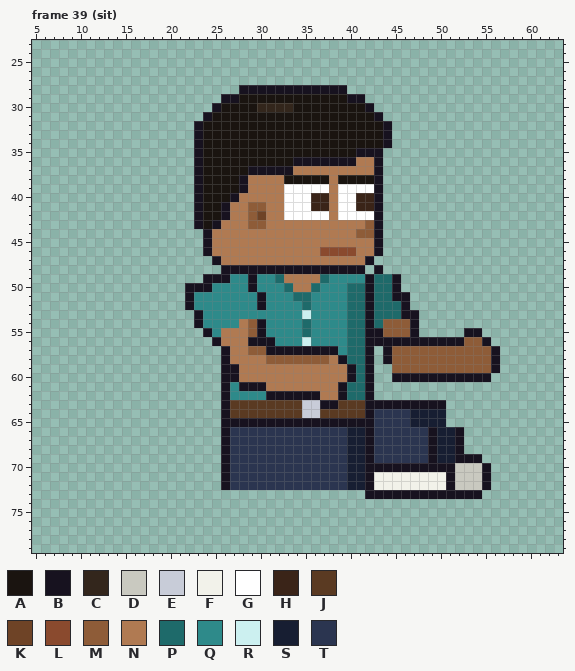
Pixel-art file -- sprites/expo/expo_vendh_right_anim.aseprite. Above is the file before it was changed.
64x80 pixels, 129 frames. Shown: frame 39 (sit): x 5..63, y 23..79. The old version is drawn lined up with the new one. The commit also changed other frames, which this record leaves out.
Visible layers, top first: "Arm Top", "Hair", "Face", "Watch", "Near Arm", "Collar", "Belt", "Shirt", "Body", "Back Arm", "Pants", "Shoes".
Palette (. is transparent): A #1a1410  B #17121f  C #33261c  D #c9c9c0  E #c8ccd8  F #f2f2ea  G #ffffff  H #3a2418  J #5a3a22  K #6e4326  L #8a4a2e  M #8e5c38  N #b07a52  P #1e6a6a  Q #2e8a8a  R #ccf0f0  S #171e32  T #2b3550
Pixels before, frame 39 (sit) (only the part around the change), first column x 11:
39 ............BAAAABNNNNGGGGGNGGGGB....................
40 ............BAAABNNNNNGGGHHNGGHHB....................
41 ............BAABNNMMNNGGGHHNGGHHB....................
42 ............BAABNNMKNNGGGGGNGGGGB....................
43 ............BABNNNMMNNNNNNNNNNNMB....................
44 .............BNNNNNNNNNNNNNNNNMMB....................
45 .............BNNNNNNNNNNNNNNNNNNB....................
46 .............BNNNNNNNNNNNNLLLLNNB....................
47 ..............BNNNNNNNNNNNNNNNNB.....................
48 ...............BBBBBBBBBBBBBBBB.B....................
49 .............BBBQQBQQPNNNNPQQQQBPPB..................
50 ...........BBBQQQQBQQQPNNPQQQPPBPPB..................
51 ...........BQQQQQQQBQQQPPQQQQPPBPPBB.................
52 ...........BQQQQQQQBQQQQPQQQQPPBPPPB.................
53 ............BQQQQQQQQQQQRQQQQPPBPPPBB................
54 ............BQQQQNMBQQQQPQQQQPPBPMMMB................
55 .............BQNNNMBQQQQPQQQQPPBBMMMB.....BB.........
56 ..............BNNNBBBQQQRQQQQPPBBBBBBBBBBBMMB........
57 ...............BNNMMBBBBBBBBQPPB.BMMMMMMMMMMMB.......
58 ...............BNNNNMMMMMMMNBPPB.BMMMMMMMMMMMB.......
59 ...............BBNNNNNNNNNNNNBPB..MMMMMMMMMMMB.......
60 ...............BBNNNNNNNNNNNNBPB..BBBBBBBBBBB........
61 ...............BQBBBNNNNNNNNBPPB.....................
62 ...............BQQQQBBBBBBNNBPPB.....................
63 ...............BJJJJJJJJEEBBJJJBBBBBBBBB.............
64 ...............BJJJJJJJJEEJJJJJBTTTTSSSS.............
65 ...............BBBBBBBBBBBBBBBBBTTTTSSSS.............
66 ...............BTTTTTTTTTTTTTSSBTTTTTTBSSB...........
67 ...............BTTTTTTTTTTTTTSSBTTTTTTBSSB...........
68 ...............BTTTTTTTTTTTTTSSBTTTTTTBSSB...........
69 ...............BTTTTTTTTTTTTTSSBTTTTTTBSSBBB.........
70 ...............BTTTTTTTTTTTTTSSBBBBBBBBBBDDDB........
71 ...............BTTTTTTTTTTTTTSSBFFFFFFFFBDDDB........
72 ...............BTTTTTTTTTTTTTSSBFFFFFFFFBDDDB........
73 ...............................BBBBBBBBBBBBB.........
74 .....................................................
75 .....................................................
76 .....................................................
77 .....................................................
78 .....................................................
79 .....................................................
And afterwards:
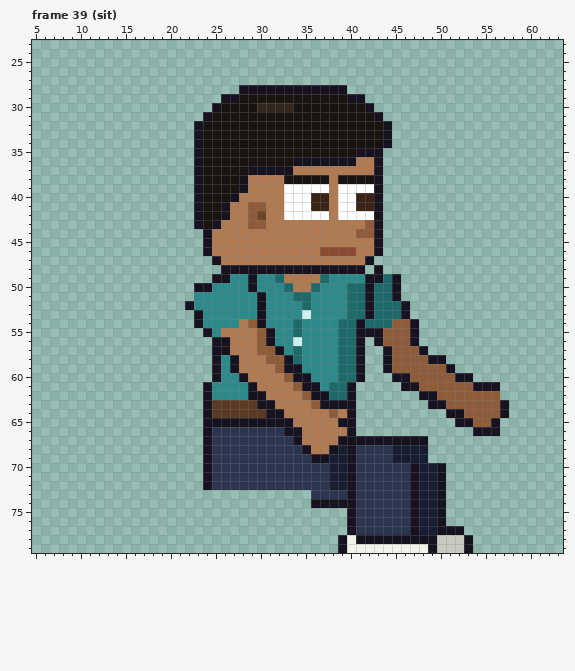
Diff:
whole drawing moved by +2,-6 (the old picture is shown already moved)
Changed rows in their new state; - is an unchanged pixel.
Frame 39 (sit):
first column x 22:
49 --.------------------B--------------
50 .-----------------------------------
51 .-----------------------.-----------
53 --------B----------------.----------
54 ------------PQ---P-BP-P-------------
55 -------NMB--PQ---P-B-----------..---
56 ----B--NM---RQ---P-B.-MMM-........--
57 ---B---N-M-QPQQQQP-B.-----B........-
58 ---BQB-----BPQQQQP-B.------BB......-
59 ---BQ-----MBBQQQQPPB.-B------B.....-
60 ---BQQB----MBBQQQPPB.----MMMMM--..--
61 --BQQ-Q-N---MBBQPPB..---BBMMMMMMBBB-
62 --BQQ--BBNNNNM-BPPB..-----BBMMMMMMM-
63 --BJJ---BBNNNNM--BB........--MMMMMMB
64 --BJJ----BBNNNNNMNB..........BBMMMMB
65 --BB--------NNNNN--..........-BBMMB-
66 --BTT------BBNNNNNB............-BBB-
67 --BTT-------BNNNNBBB-BBBBBB....-----
68 --BTT--------BNNBSBTT--SSSS....-----
69 --BTT---------BBSSBTT--SSSS......---
70 --BTT-----------SSBTTTTTT-SS-.....--
71 --BTT-----------SSBTTTTTTBSSB.....--
72 --BTT-----------SSBTTTTTTBSSB.....--
73 --------------TTTTBTTTTTT-SS-....---
74 --------------BBBBBTTTTTTBSSB-------
75 ------------------BTTTTTTBSSB-------
76 ------------------BTTTTTTBSSB-------
77 ------------------BTTTTTTBSSBBB-----
78 -----------------BFBBBBBBBBBDDDB----
79 -----------------BFFFFFFFFFBDDDB----
Pixel boxes of the changes (left, top, right, bottom) in both pictures:
changed: (185, 274, 509, 553)
